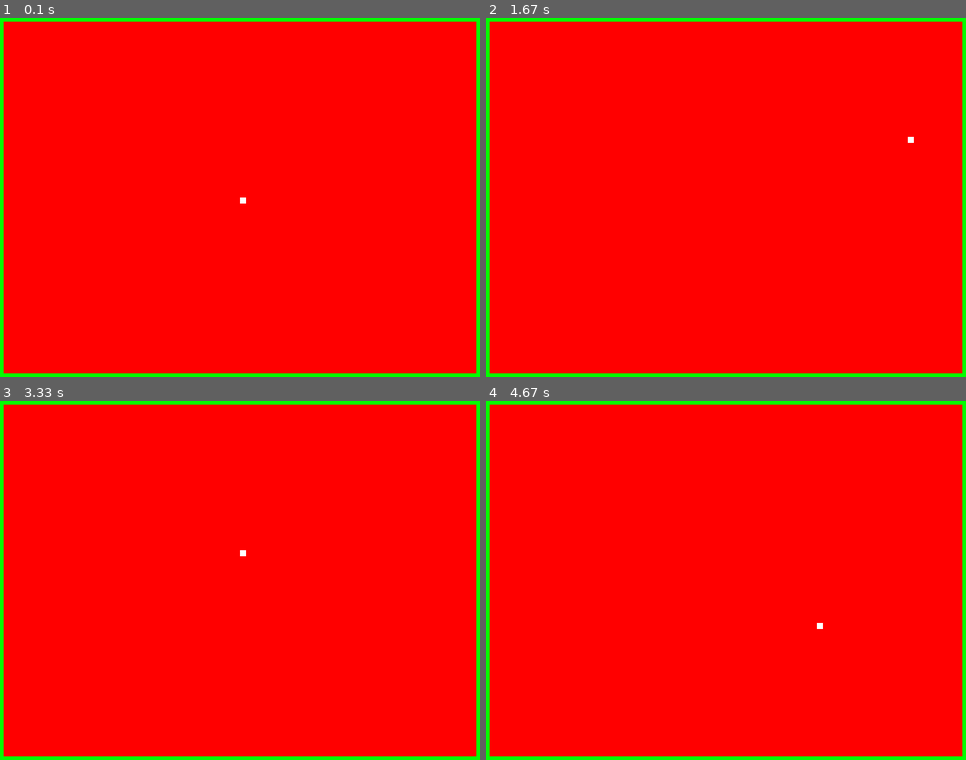
Above: before the commit, frames 1-4 (two rows, left to right).
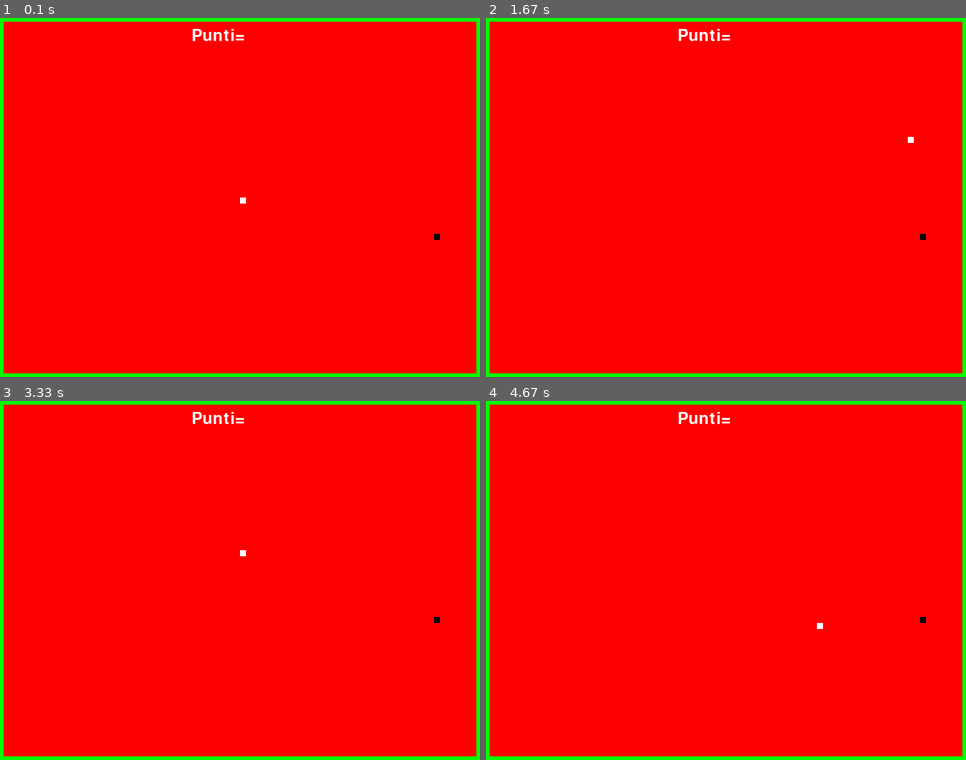
Above: after the commit, the same moments.

Repository: MarioDomenicoDM/pygame
Game: pygame game, started from prova1.py
The game is run twice, just before and just after one commit, with the same random seed, the same clock (stepped at 60 frames per second) and the same inputs. The source is Python 2; it was converted automatically to run under Python 3.
Inputs:
- Up to frame 1 (0.1 s): no input
- Up to frame 2 (1.67 s): hold Right 0.33-0.8 s; hold Up 0.83-1.13 s; hold Right 1.17-1.63 s
- Up to frame 3 (3.33 s): hold Left 1.67-2.2 s; hold Down 2.23-2.53 s; hold Left 2.57-2.97 s; hold Up from 3 s (still down); tap A at 3.15 s
- Up to frame 4 (4.67 s): release Up at 3.37 s; hold Right 3.4-4.03 s; hold Down 4.07-4.43 s; hold Left from 4.47 s (still down); tap A at 4.62 s

The runs differ from the first frame. In frame 1, 0.2% of the frame differs, in the area x 40-92%, y 3-62%; in frame 2, 0.2%; in frame 3, 0.2%; in frame 4, 0.2%.

Commit message:
Add files via upload

Diff:
--- a/prova1.py
+++ b/prova1.py
@@ -1,4 +1,4 @@
-import pygame, sys, time
+import pygame, sys, time, random
 
 
 
@@ -6,7 +6,7 @@
 
 display_widht = 800
 display_height = 600
-
+block_size = 10
 
 gameDisplay = pygame.display.set_mode((display_widht,display_height)) #grandezza finestra
 
@@ -28,9 +28,12 @@
 def messageToScreen2(message, color):
     text = font.render(message, True, color)
     gameDisplay.blit(text, (display_widht-600, display_height-300))
+def punti(message, color):
+    text = font.render(message, True, color)
+    gameDisplay.blit(text, (display_widht-480, display_height-580))
 
 
-go = 10
+go = 10.0
 stop = 0
 
 clock = pygame.time.Clock()
@@ -42,6 +45,9 @@
 	main_x_change = 0
 	main_y_change = 0
 
+	randEnemyX = round(random.randrange(0, display_widht-block_size)/block_size)*block_size #posizione random nemico
+        randEnemyY =round(random.randrange(0, display_height-block_size)/10.)*10.
+
 	gameExit = False
 	gameOver = False
 
@@ -50,7 +56,6 @@
 
 	    messageToScreen1("Game Over", white)
             messageToScreen2("premi R per ripetere o Q per chiudere", green)
-
 	    pygame.display.update()
 
 	    for event in pygame.event.get():
@@ -95,14 +100,19 @@
 
   	  gameDisplay.fill(red) #imposta lo sfondo rosso
           #disegno bordi e giocatore
-          pygame.draw.rect(gameDisplay, white, (main_x, main_y, 10, 10)) #player
+          pygame.draw.rect(gameDisplay, white, (main_x, main_y, block_size, block_size)) #player
           pygame.draw.rect(gameDisplay, green, (0, 0, 10, 600))
           pygame.draw.rect(gameDisplay, green, (0, 590, 800, 10))
           pygame.draw.rect(gameDisplay, green, (790, 0, 10, 600))
           pygame.draw.rect(gameDisplay, green, (0, 0, 800, 10))
+          pygame.draw.rect(gameDisplay, black, (randEnemyX, randEnemyY, block_size, block_size)) #nemico
+          punti("Punti=", white)
+          pygame.display.update() #ciclo for infinito che aggiorna la finestra
 
-
-          pygame.display.update() #ciclo for infinito che aggiorna la finestra
+          if main_x == randEnemyX and main_y == randEnemyY :
+            randEnemyX = round(random.randrange(0, display_widht-block_size)/block_size)*block_size #posizione random nemico
+            randEnemyY =round(random.randrange(0, display_height-block_size)/10.)*10.
+            punti("Punti=", white)
           clock.tick(30)
 
 	pygame.quit()
